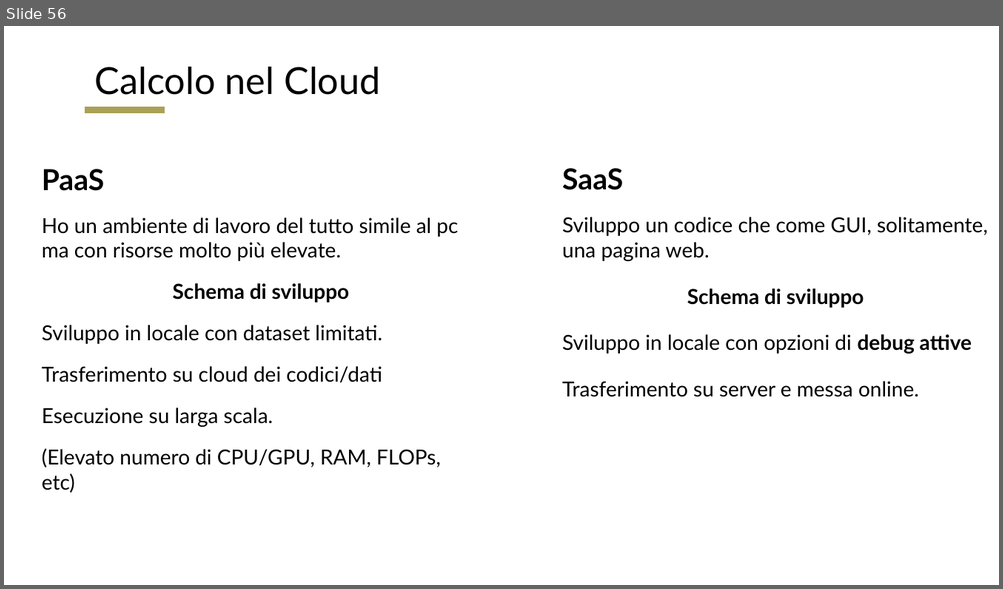
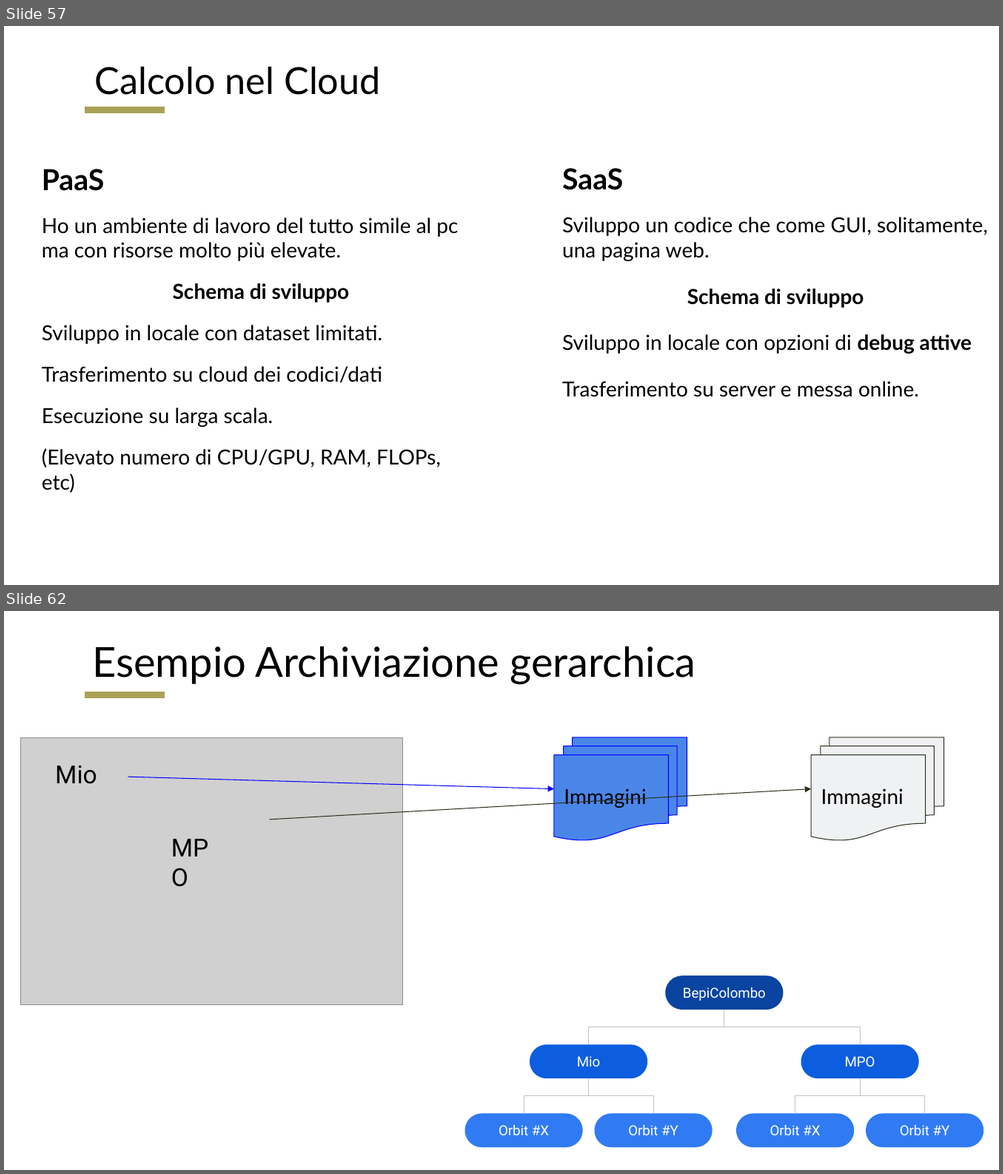
Before and after one commit to RomoloPoliti-INAF/PhDCourse2022, a slide deck: Cloud_Archive_and_Computation.pptx. Shown one above the other, each under a label of ours: slide 56 before the commit, slides 57 and 62 after it; the slides between them are not shown. The pictures are 1003x589 and 1003x1174 pixels, drawn with LibreOffice and Linux fonts; fonts in the diff are those of the drawing; grey boxes stand for pictures. Boxes give left, top, right and bottom in pixels: in the first picture for what was removed or moved away, otherwise in the second. Text is boxed around its words. In the diff, an @@ line names an element or a change of style, - is before the commit and + after.

```diff
--- a/Cloud_Archive_and_Computation.pptx
+++ b/Cloud_Archive_and_Computation.pptx
@@ slide 62 added at [4,611,999,1170], background #FFFFFF; not listed: 1 template element that a slide beside it also shows @@
@@ title added at [92,646,696,684], 40 pt, text #000000 @@
+Esempio Archiviazione gerarchica
@@ picture added at [20,738,402,1005] @@
@@ flow chart multidocument added at [554,738,687,841], fill #4A86E8, outline #0000FF 0.75 pt, 20 pt, text #000000 @@
+Immagini
@@ flow chart multidocument added at [811,738,944,841], fill #F0F1F3, outline #2A301B 0.75 pt, 20 pt, text #000000 @@
+Immagini
@@ text added at [55,766,97,784], 24 pt, text #000000 @@
+Mio
@@ arrow added from (128, 777) to (554, 789), #0000FF 0.75 pt @@
@@ arrow added from (269, 820) to (811, 789), #2A301B 0.75 pt @@
@@ text added at [162,822,234,872], 24 pt, text #000000 @@
+MPO
@@ rounded rectangle added at [665,976,783,1009], fill #0944A1, 13.3 pt, text #FFFFFF @@
+BepiColombo
@@ elbow line added from (588, 1045) to (724, 1010), #C2C2C2 0.75 pt @@
@@ elbow line added from (724, 1010) to (859, 1045), #C2C2C2 0.75 pt @@
@@ rounded rectangle added at [529,1045,647,1079], fill #0D5DDF, 13.3 pt, text #FFFFFF @@
+Mio
@@ rounded rectangle added at [801,1045,919,1079], fill #0D5DDF, 13.3 pt, text #FFFFFF @@
+MPO
@@ elbow line added from (524, 1114) to (588, 1079), #C2C2C2 0.75 pt @@
@@ elbow line added from (588, 1079) to (653, 1114), #C2C2C2 0.75 pt @@
@@ elbow line added from (795, 1114) to (859, 1079), #C2C2C2 0.75 pt @@
@@ elbow line added from (859, 1079) to (925, 1114), #C2C2C2 0.75 pt @@
@@ rounded rectangle added at [465,1114,583,1147], fill #307BF3, 13.3 pt, text #FFFFFF @@
+Orbit #X
@@ rounded rectangle added at [595,1114,712,1147], fill #307BF3, 13.3 pt, text #FFFFFF @@
+Orbit #Y
@@ rounded rectangle added at [736,1114,854,1147], fill #307BF3, 13.3 pt, text #FFFFFF @@
+Orbit #X
@@ rounded rectangle added at [866,1114,984,1147], fill #307BF3, 13.3 pt, text #FFFFFF @@
+Orbit #Y
@@ what was slide 56 is now slide 57 @@
```
Also in this commit, not shown: 11 slides changed, 21 other slides added.
